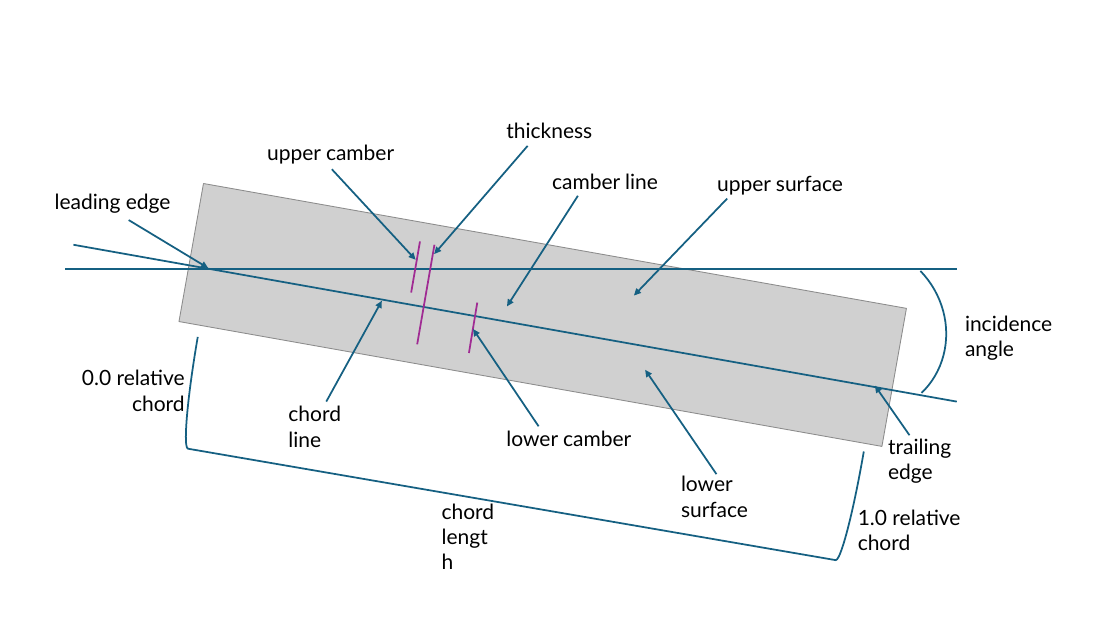
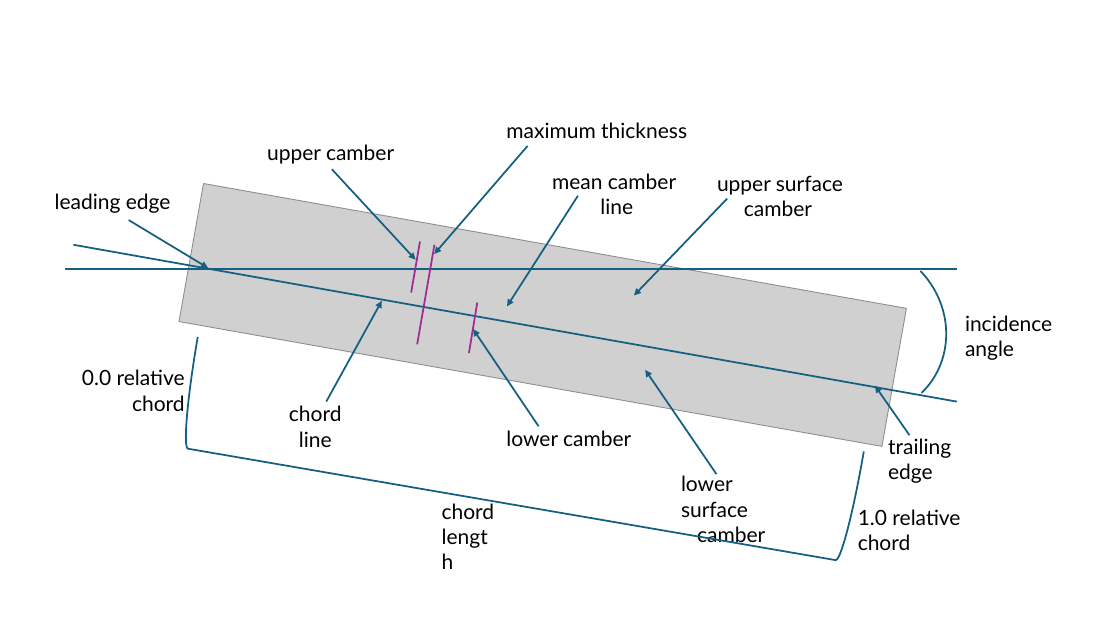
Before and after one commit to szymansk/da3Dalus, a slide deck: slide 2 of docs/images/images with text.pptx. Drawn at 1120x630 pixels with LibreOffice and Linux fonts; fonts in the diff are those of the drawing; grey boxes stand for pictures. Boxes give left, top, right and bottom in pixels: in the first picture for what was removed or moved away, otherwise in the second. Text is boxed around its words. In the diff, an @@ line names an element or a change of style, - is before the commit and + after.

```diff
--- a/docs/images/images with text.pptx
+++ b/docs/images/images with text.pptx
@@ text at [506, 122, 687, 138]: text changed @@
-thickness
+maximum thickness
@@ text at [552, 173, 676, 214]: text changed @@
-camber line
+mean camber
+line
@@ text at [744, 200, 812, 216]: paragraph added @@
+camber
@@ text "chord" at [289, 405, 342, 447]: alignment left to centre @@
@@ text at [697, 526, 765, 547]: paragraph added @@
+camber
```
Also in this commit, not shown: 4 slides added, 9 other files.
